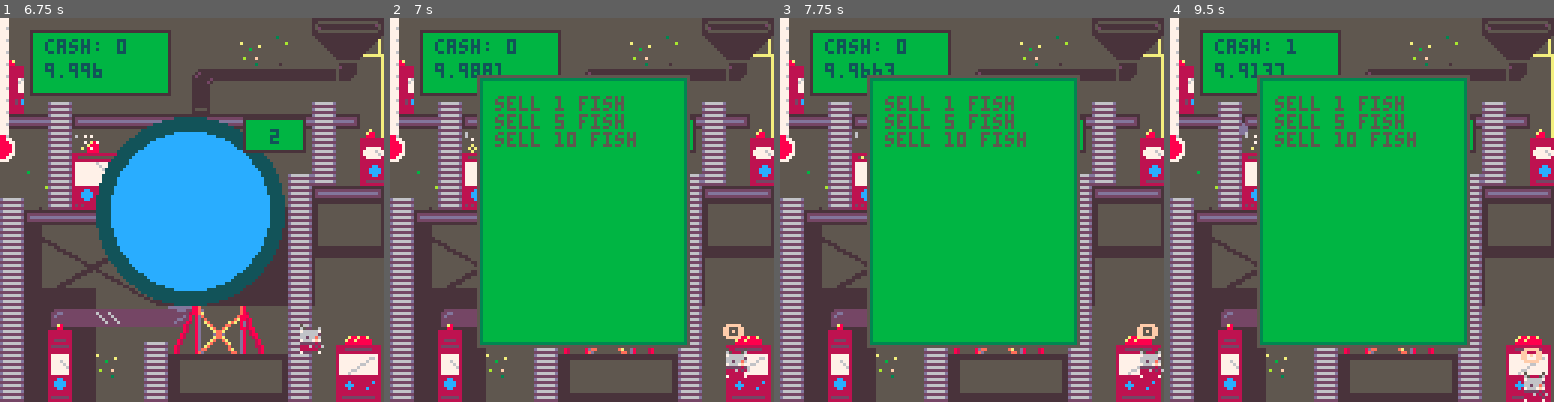
Above: before the commit, frames 1-4 (left to right).
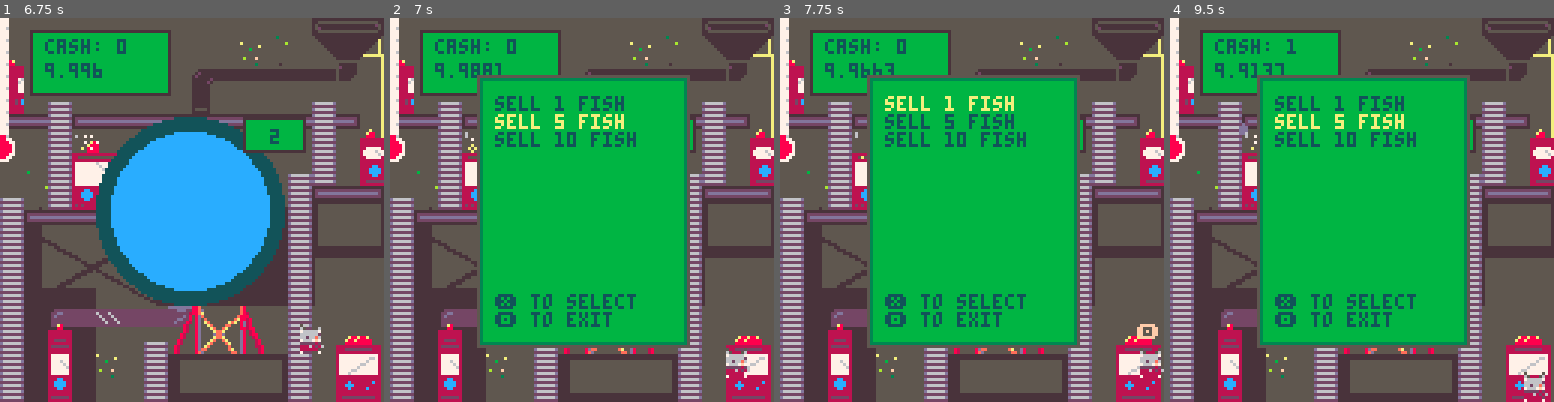
Above: after the commit, the same moments.

Repository: keatontate/gmtk-jam-2025
Game: PICO-8 cartridge src/loop-game.p8
Same seed, same stepped clock (60 frames per second), same inputs: the game is played once before the commit and once after it.
Inputs:
- Up to frame 1 (6.75 s): tap X (X key) at 0.33, 1.07, 1.85, 2.97, 4.08, 5.2, 6.32 s; tap O (Z key) at 0.7, 1.7, 2.1, 2.5, 2.9, 3.3, 3.7, 4.1, 4.5, 4.9, 5.3, 5.7, 6.1, 6.5 s; hold Right 1.6-2.1 s; hold Up 2.15-2.42 s; hold Right 2.47-3.03 s; hold Left 3.08-3.58 s; hold Down 3.63-3.97 s; hold Right 4.02-4.68 s; hold Up 4.73-5.03 s; hold Left 5.08-5.68 s; hold Down 5.73-6.03 s; hold Right 6.08-6.58 s; hold Right from 6.63 s (still down)
- Up to frame 2 (7 s): keep holding Right; tap O (Z key) at 6.9 s
- Up to frame 3 (7.75 s): release Right at 7.13 s; hold Up 7.18-7.45 s; tap O (Z key) at 7.3, 7.7 s; tap X (X key) at 7.43 s; hold Right from 7.5 s (still down)
- Up to frame 4 (9.5 s): release Right at 8.07 s; tap O (Z key) every 0.4 s from 8.1 to 9.3 s; hold Left 8.12-8.62 s; tap X (X key) at 8.55 s; hold Down 8.67-9 s; hold Right from 9.05 s (still down)

Frame 1 is identical in both runs. In frame 2, 2.7% of the frame differs, in the area x 27-93%, y 20-84%; in frame 3, 2.5%; in frame 4, 2.7%.

Commit message:
Added shop selection stuff

Diff:
--- a/src/character.lua
+++ b/src/character.lua
@@ -189,7 +189,11 @@
   or is_shop(playerx2, playery) then
 
     -- helper message
-    player_msg = "\142"
+    if (shop_visible) then
+      player_msg = ""
+    else
+      player_msg = "\142"
+    end
 
     if (btnp(4)) then
       toggle_shop()
--- a/src/shop.lua
+++ b/src/shop.lua
@@ -6,6 +6,8 @@
   "sell 5 fish",
   "sell 10 fish"
 }
+
+shop_i = 1
 
 shop_visible = false
 
@@ -18,7 +20,13 @@
 end
 
 function update_shop()
-
+  if (btnp(2)) then
+    shop_i -= 1
+    if (shop_i < 1) shop_i = 1
+  elseif (btnp(3)) then
+    shop_i += 1
+    if (shop_i > #shop_options) shop_i = #shop_options
+  end
 end
 
 
@@ -34,6 +42,14 @@
 
   -- draw shop opts
   for i=1, #shop_options do
-    print(shop_options[i], xoffset + 5, yoffset + 6 * i)
+    local color = 0
+    if (i == shop_i) then
+      color = 9
+    end
+    print(shop_options[i], xoffset + 5, yoffset + 6 * i, color)
   end
+
+  -- hints
+  print("\151 to select", xoffset + 5, 128 - yoffset - 16, 0)
+  print("\142 to exit", xoffset + 5, 128 - yoffset - 10, 0)
 end
